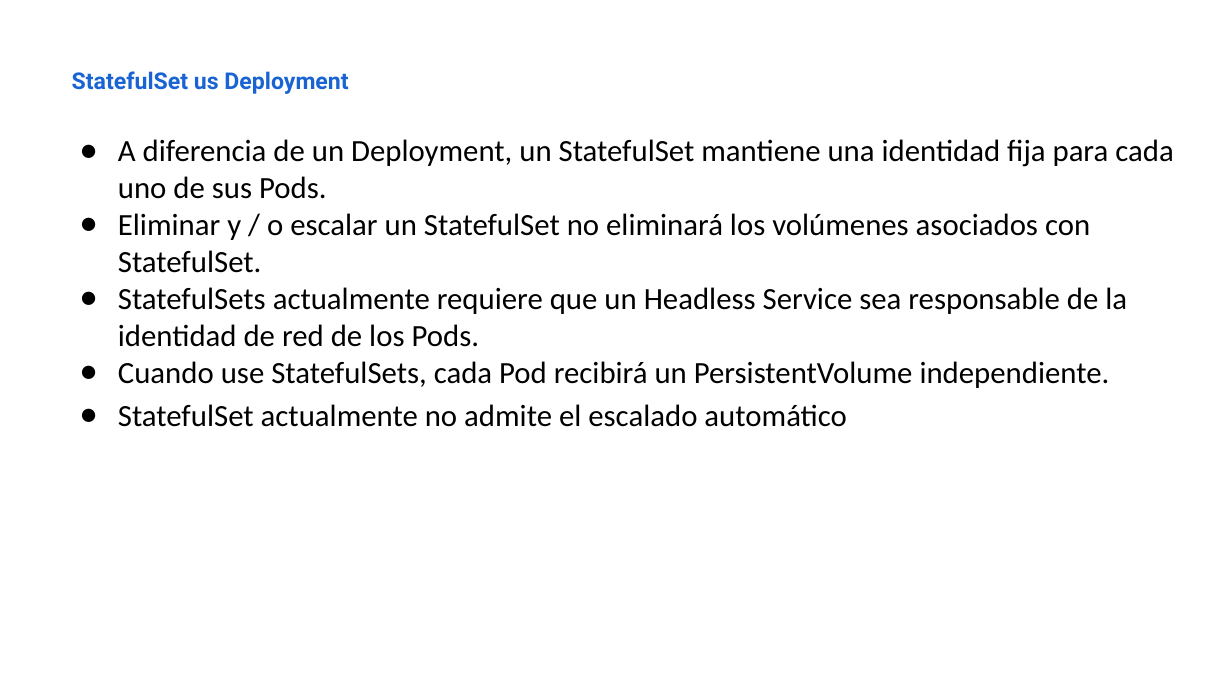
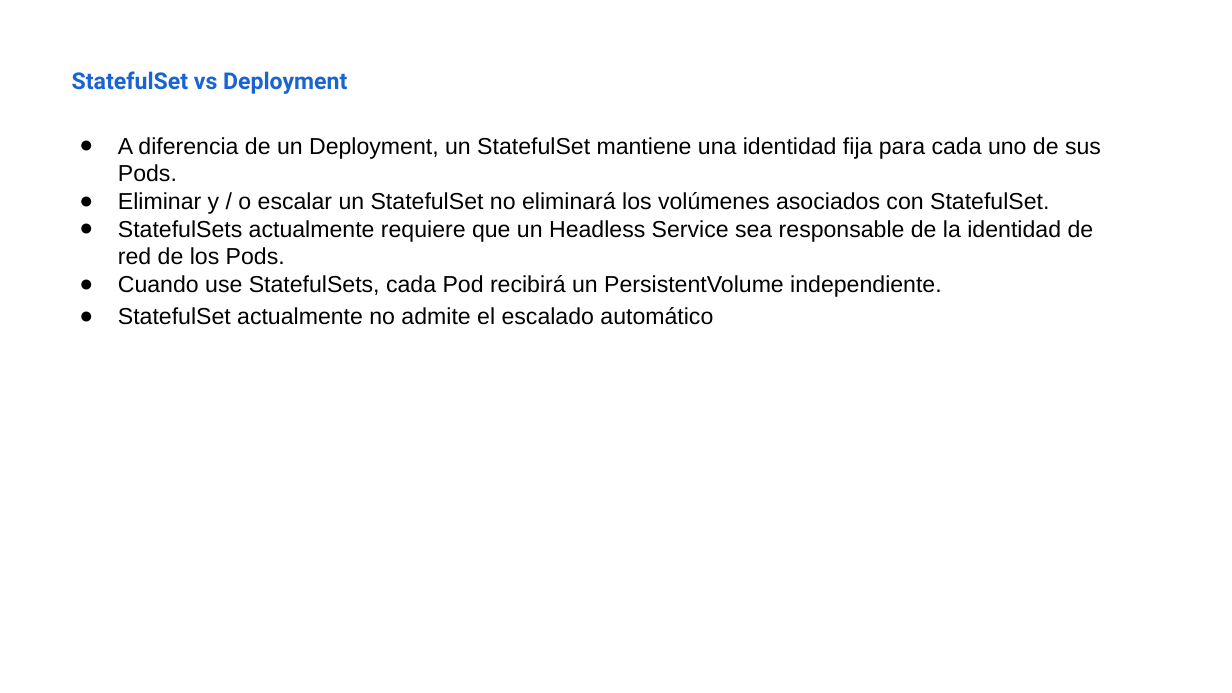
Before and after one commit to iesgn/kubernetes-storm, a slide deck: slide 8 of unidad3/presentacion_unidad3-3.odp. Drawn at 1232x693 pixels with LibreOffice and Linux fonts; fonts in the diff are those of the drawing. Boxes give left, top, right and bottom in pixels: in the first picture for what was removed or moved away, otherwise in the second. Text is boxed around its words. In the diff, an @@ line names an element or a change of style, - is before the commit and + after.

```diff
--- a/unidad3/presentacion_unidad3-3.odp
+++ b/unidad3/presentacion_unidad3-3.odp
@@ text at box(72, 71, 347, 94): text changed @@
-StatefulSet us Deployment
+StatefulSet vs Deployment
@@ text "A diferencia de un Deployment, ..." at box(118, 137, 1101, 325): size 24 to 18 pt, font Calibri to Arial @@
```
Also in this commit, not shown: 7 other slides changed, 3 slides added, 8 slides removed, 2 other files.
